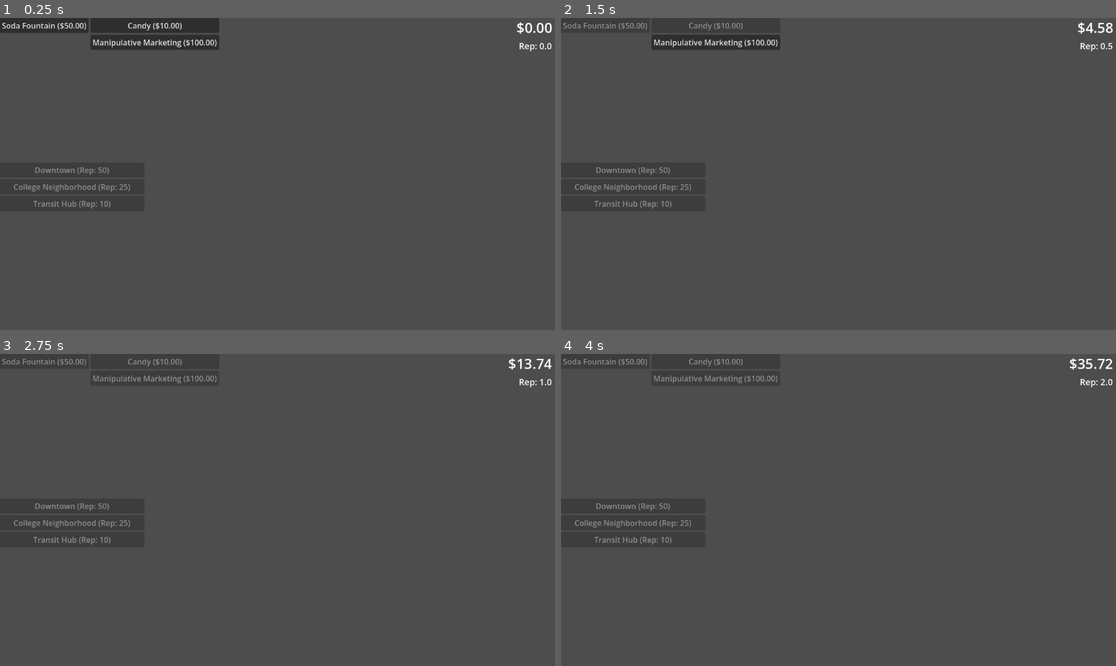
Above: before the commit, frames 1-4 (two rows, left to right).
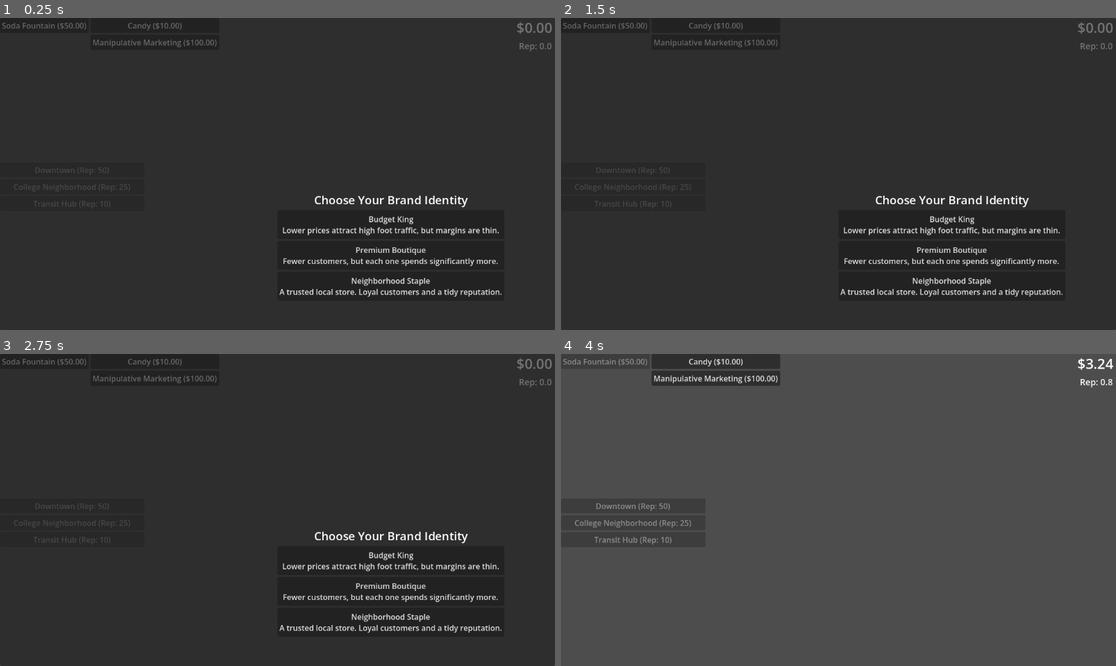
Above: after the commit, the same moments.

Repository: cdurran9/teeny-konbini
Game: Godot game, scene res://scenes/levels/main_level.tscn
The game is run twice, just before and just after one commit, with the same random seed, the same clock (stepped at 60 frames per second) and the same inputs.
Inputs (mouse positions are in pixels of both pictures, inside the frame that each line leads up to):
- Up to frame 1 (0.25 s): no input
- Up to frame 2 (1.5 s): click "Soda Fountain ($50.00)" at 0.5 s; click "Candy ($10.00)" at 1.25 s
- Up to frame 3 (2.75 s): click "Manipulative Marketing ($100.…" at 2 s
- Up to frame 4 (4 s): click (949, 559) at 2.75 s, where only the run after the commit has a clickable "Budget King Lower prices attr…"; click (605, 360) at 3.5 s, where only the run after the commit has a clickable "Soda Fountain ($50.00)"

The runs differ from the first frame. In frame 1, 94% of the frame differs, in the area x 0-100%, y 0-100%; in frame 2, 95%; in frame 3, 96%; in frame 4, 0.4%.

Commit message:
Brand identity picker

Diff:
--- /dev/null
+++ b/resources/brand/brand_identity_def.gd
@@ -0,0 +1,7 @@
+extends Resource
+class_name BrandIdentityDef
+
+@export var id: String
+@export var display_name: String
+@export var description: String
+@export var passive_effects: Array[Effect] = []
--- /dev/null
+++ b/resources/brand/concrete/budget_king.tres
@@ -0,0 +1,22 @@
+[gd_resource type="Resource" script_class="BrandIdentityDef" format=3]
+
+[ext_resource type="Script" path="res://resources/upgrades/effect.gd" id="1_effect"]
+[ext_resource type="Script" path="res://resources/upgrades/effects/modify_context_stat_effect.gd" id="2_modstat"]
+[ext_resource type="Script" path="res://resources/brand/brand_identity_def.gd" id="3_branddef"]
+
+[sub_resource type="Resource" id="Resource_price"]
+script = ExtResource("2_modstat")
+stat_name = "price_modifier"
+multiplier = 2.0
+
+[sub_resource type="Resource" id="Resource_traffic"]
+script = ExtResource("2_modstat")
+stat_name = "traffic_multiplier"
+multiplier = 1.5
+
+[resource]
+script = ExtResource("3_branddef")
+id = "budget_king"
+display_name = "Budget King"
+description = "Lower prices attract high foot traffic, but margins are thin."
+passive_effects = Array[ExtResource("1_effect")]([SubResource("Resource_price"), SubResource("Resource_traffic")])
--- /dev/null
+++ b/resources/brand/concrete/neighborhood_staple.tres
@@ -0,0 +1,22 @@
+[gd_resource type="Resource" script_class="BrandIdentityDef" format=3]
+
+[ext_resource type="Script" path="res://resources/upgrades/effect.gd" id="1_effect"]
+[ext_resource type="Script" path="res://resources/upgrades/effects/modify_context_stat_effect.gd" id="2_modstat"]
+[ext_resource type="Script" path="res://resources/brand/brand_identity_def.gd" id="3_branddef"]
+
+[sub_resource type="Resource" id="Resource_clean"]
+script = ExtResource("2_modstat")
+stat_name = "cleanliness"
+multiplier = 1.3
+
+[sub_resource type="Resource" id="Resource_shelf"]
+script = ExtResource("2_modstat")
+stat_name = "shelf_organization"
+multiplier = 1.2
+
+[resource]
+script = ExtResource("3_branddef")
+id = "neighborhood_staple"
+display_name = "Neighborhood Staple"
+description = "A trusted local store. Loyal customers and a tidy reputation."
+passive_effects = Array[ExtResource("1_effect")]([SubResource("Resource_clean"), SubResource("Resource_shelf")])
--- /dev/null
+++ b/resources/brand/concrete/premium_boutique.tres
@@ -0,0 +1,22 @@
+[gd_resource type="Resource" script_class="BrandIdentityDef" format=3]
+
+[ext_resource type="Script" path="res://resources/upgrades/effect.gd" id="1_effect"]
+[ext_resource type="Script" path="res://resources/upgrades/effects/modify_context_stat_effect.gd" id="2_modstat"]
+[ext_resource type="Script" path="res://resources/brand/brand_identity_def.gd" id="3_branddef"]
+
+[sub_resource type="Resource" id="Resource_price"]
+script = ExtResource("2_modstat")
+stat_name = "price_modifier"
+multiplier = 0.3
+
+[sub_resource type="Resource" id="Resource_traffic"]
+script = ExtResource("2_modstat")
+stat_name = "traffic_multiplier"
+multiplier = 0.6
+
+[resource]
+script = ExtResource("3_branddef")
+id = "premium_boutique"
+display_name = "Premium Boutique"
+description = "Fewer customers, but each one spends significantly more."
+passive_effects = Array[ExtResource("1_effect")]([SubResource("Resource_price"), SubResource("Resource_traffic")])
--- /dev/null
+++ b/resources/upgrades/effects/modify_context_stat_effect.gd
@@ -0,0 +1,16 @@
+extends Effect
+class_name ModifyContextStatEffect
+
+@export var stat_name: String = ""
+@export var multiplier: float = 1.0
+
+func apply(context: TickContext):
+	match stat_name:
+		"price_modifier":
+			context.price_modifier *= multiplier
+		"shelf_organization":
+			context.shelf_organization *= multiplier
+		"cleanliness":
+			context.cleanliness *= multiplier
+		"traffic_multiplier":
+			context.traffic_multiplier *= multiplier
--- a/scenes/levels/main_level.tscn
+++ b/scenes/levels/main_level.tscn
@@ -1,7 +1,10 @@
 [gd_scene format=3 uid="uid://dxt04wa2soaxs"]
 
 [ext_resource type="PackedScene" uid="uid://ckqecw60ic35e" path="res://scenes/ui/ui.tscn" id="1_lx3qq"]
+[ext_resource type="PackedScene" path="res://scenes/ui/brand_picker.tscn" id="2_picker"]
 
 [node name="Main Level" type="Node2D" unique_id=1050061569]
 
 [node name="Control" parent="." unique_id=1635031077 instance=ExtResource("1_lx3qq")]
+
+[node name="BrandPicker" parent="." instance=ExtResource("2_picker")]
--- /dev/null
+++ b/scenes/ui/brand_picker.tscn
@@ -0,0 +1,6 @@
+[gd_scene format=3]
+
+[ext_resource type="Script" path="res://scripts/ui/brand_picker.gd" id="1_picker"]
+
+[node name="BrandPicker" type="CanvasLayer"]
+script = ExtResource("1_picker")
--- a/scripts/autoloads/event_bus.gd
+++ b/scripts/autoloads/event_bus.gd
@@ -5,3 +5,4 @@
 signal upgrade_purchased(upgrade: String)
 signal reputation_changed(new_value: float)
 signal store_opened(location_id: String)
+signal brand_chosen(brand_id: String)
--- a/scripts/autoloads/game_loop.gd
+++ b/scripts/autoloads/game_loop.gd
@@ -8,8 +8,11 @@
 	timer = Timer.new()
 	add_child(timer)
 	timer.wait_time = tick_time
-	timer.autostart = true
+	timer.autostart = false
 	timer.timeout.connect(_do_tick)
+	EventBus.brand_chosen.connect(_on_brand_chosen)
+
+func _on_brand_chosen(_brand_id: String):
 	timer.start()
 
 func _simulate(num_ticks: int):
--- a/scripts/autoloads/game_state.gd
+++ b/scripts/autoloads/game_state.gd
@@ -4,6 +4,7 @@
 
 var current_money := 0.0
 var brand_reputation := 0.0
+var brand_identity_id: String = ""
 # Each entry: { "location_id": String, "local_reputation": float }
 var owned_stores: Array[Dictionary] = []
 var owned_upgrades: Array[String] = []
--- a/scripts/autoloads/tick_calculator.gd
+++ b/scripts/autoloads/tick_calculator.gd
@@ -14,6 +14,14 @@
 		context.owned_upgrades = GameState.owned_upgrades
 		context.shelf_organization = location.base_shelf_organization
 
+		# apply brand identity passive effects first
+		if GameState.brand_identity_id != "":
+			var brand: BrandIdentityDef = UpgradeRegistry._brands.get(GameState.brand_identity_id)
+			if brand:
+				for effect in brand.passive_effects:
+					effect.apply(context)
+
+		# then apply upgrade effects on top
 		for upgrade_id in GameState.owned_upgrades:
 			var def: UpgradeDef = UpgradeRegistry._upgrades[upgrade_id]
 			for effect in def.effects:
@@ -26,7 +34,7 @@
 				push_warning("TickCalculator: unknown archetype_id '%s', skipping" % archetype_id)
 				continue
 
-			var traffic: float = archetype.visit_frequency * weight * store.local_reputation
+			var traffic: float = archetype.visit_frequency * weight * store.local_reputation * context.traffic_multiplier
 
 			for product_id in GameState.owned_products:
 				var product: ProductDefinition = UpgradeRegistry._products[product_id]
--- a/scripts/autoloads/tick_context.gd
+++ b/scripts/autoloads/tick_context.gd
@@ -9,6 +9,7 @@
 var price_modifier: float = 1.0
 var cleanliness: float = 1.0
 var staff_friendliness_modifier: float = 1.0
+var traffic_multiplier: float = 1.0
 
 func multiply_margin(category: String, factor: float):
 	var current_value = margins.get(category) if margins.get(category) != null else 1
--- a/scripts/autoloads/upgrade_registry.gd
+++ b/scripts/autoloads/upgrade_registry.gd
@@ -4,18 +4,21 @@
 var _products: Dictionary = {}
 var _archetypes: Dictionary = {}
 var _locations: Dictionary = {}
+var _brands: Dictionary = {}
 var _dependents: Dictionary = {}
 
 const UPGRADE_DIR = "res://resources/upgrades/concrete/"
 const PRODUCT_DIR = "res://resources/products/concrete/"
 const ARCHETYPE_DIR = "res://resources/customers/concrete/"
 const LOCATION_DIR = "res://resources/locations/concrete/"
+const BRAND_DIR = "res://resources/brand/concrete/"
 
 func _ready():
 	_load_all()
 	_load_all_products()
 	_load_all_archetypes()
 	_load_all_locations()
+	_load_all_brands()
 
 func _load_all():
 	var dir = DirAccess.open(UPGRADE_DIR)
@@ -105,6 +108,28 @@
 	dir.list_dir_end()
 	print("Upgrade registry: loaded %d locations" % _locations.size())
 
+func _load_all_brands():
+	var dir = DirAccess.open(BRAND_DIR)
+	if not dir:
+		push_error("Upgrade registry: could not load %s" % BRAND_DIR)
+		return
+	dir.list_dir_begin()
+	var filename := dir.get_next()
+	while filename != "":
+		if not dir.current_is_dir() and filename.ends_with(".tres"):
+			var path := BRAND_DIR + filename
+			var res := ResourceLoader.load(path, "BrandIdentityDef")
+			if res is BrandIdentityDef:
+				if _brands.has(res.id):
+					push_warning("Upgrade registry: duplicate brand ID found (%s)" % res.id)
+				else:
+					_brands[res.id] = res
+			else:
+				push_warning("UpgradeRegistry: skipping %s, not a BrandIdentityDef" % path)
+		filename = dir.get_next()
+	dir.list_dir_end()
+	print("Upgrade registry: loaded %d brands" % _brands.size())
+
 func _build_independent_index():
 	for id in _upgrades:
 		_dependents[id] = []
--- /dev/null
+++ b/scripts/ui/brand_picker.gd
@@ -0,0 +1,31 @@
+extends CanvasLayer
+
+func _ready():
+	var panel := Panel.new()
+	panel.set_anchors_and_offsets_preset(Control.PRESET_FULL_RECT)
+	add_child(panel)
+
+	var vbox := VBoxContainer.new()
+	vbox.set_anchors_and_offsets_preset(Control.PRESET_CENTER)
+	vbox.custom_minimum_size = Vector2(400, 300)
+	vbox.alignment = BoxContainer.ALIGNMENT_CENTER
+	panel.add_child(vbox)
+
+	var title := Label.new()
+	title.text = "Choose Your Brand Identity"
+	title.horizontal_alignment = HORIZONTAL_ALIGNMENT_CENTER
+	title.add_theme_font_size_override("font_size", 24)
+	vbox.add_child(title)
+
+	for brand_id in UpgradeRegistry._brands:
+		var brand: BrandIdentityDef = UpgradeRegistry._brands[brand_id]
+		var btn := Button.new()
+		btn.text = "%s\n%s" % [brand.display_name, brand.description]
+		btn.custom_minimum_size = Vector2(380, 60)
+		btn.pressed.connect(func(): _choose(brand.id))
+		vbox.add_child(btn)
+
+func _choose(brand_id: String):
+	GameState.brand_identity_id = brand_id
+	EventBus.brand_chosen.emit(brand_id)
+	queue_free()
Not shown, added: resources/brand/brand_identity_def.gd.uid
Not shown, added: resources/upgrades/effects/modify_context_stat_effect.gd.uid
Not shown, added: scripts/ui/brand_picker.gd.uid
